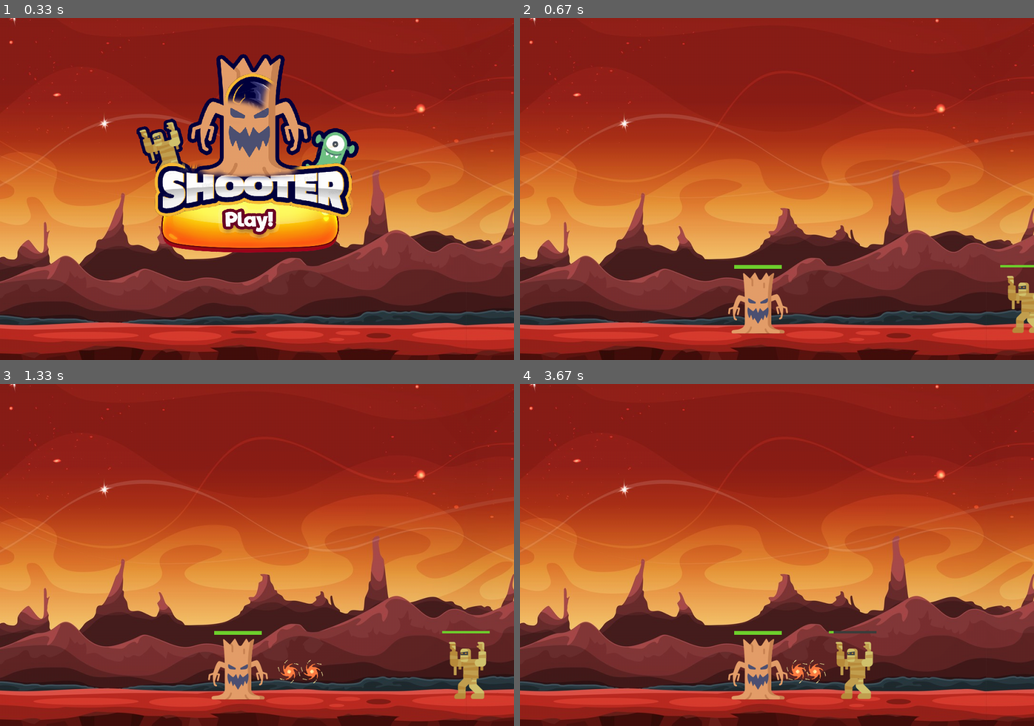
Above: before the commit, frames 1-4 (two rows, left to right).
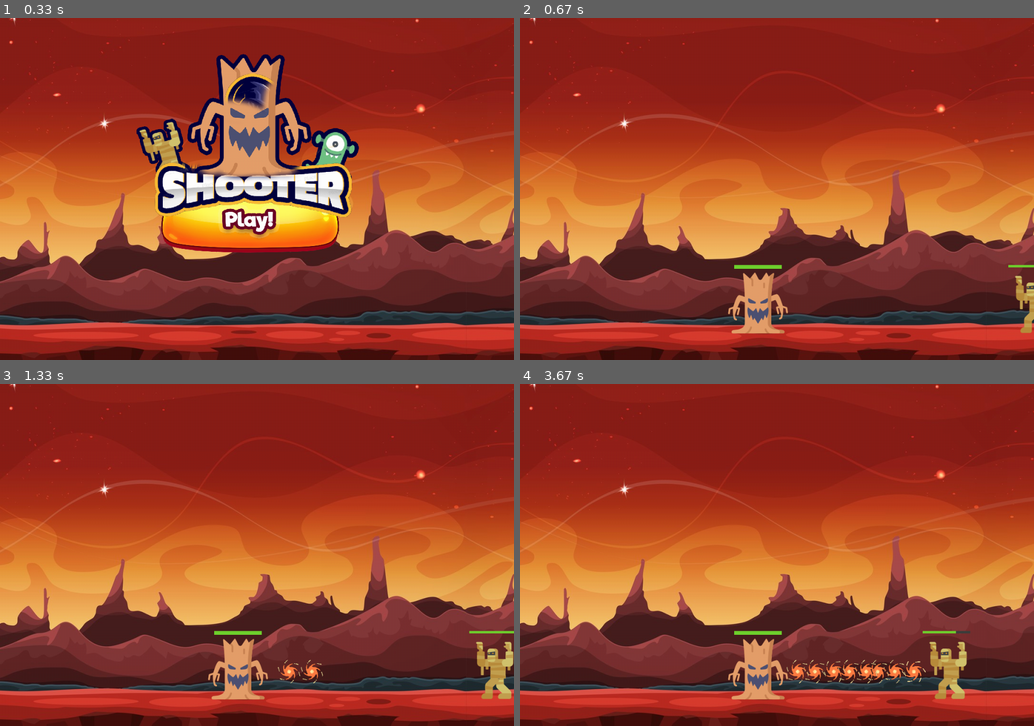
Above: after the commit, the same moments.

Repository: GamerPsy/Shooter-pygame
Game: pygame game, started from main.py
Same seed, same stepped clock (60 frames per second), same inputs: the game is played once before the commit and once after it.
Inputs (mouse positions are in pixels of both pictures, inside the frame that each line leads up to):
- Up to frame 1 (0.33 s): no input
- Up to frame 2 (0.67 s): click (777, 189) at 0.38 s
- Up to frame 3 (1.33 s): tap Space at 0.67, 1.07 s
- Up to frame 4 (3.67 s): tap Space at 1.37, 1.57, 1.9, 2.2, 2.4, 2.7, 2.97, 3.3, 3.6 s

Frame 1 is identical in both runs. In frame 2, 0.5% of the frame differs, in the area x 93-100%, y 72-93%; in frame 3, 1.4%; in frame 4, 2.1%, in the area x 58-88%, y 72-93%.

Commit message:
reduction vitesse momies

Diff:
--- a/monster.py
+++ b/monster.py
@@ -14,14 +14,14 @@
         self.rect = self.image.get_rect()
         self.rect.x = 1000 + random.randint(0, 300)
         self.rect.y = 540
-        self.velocity = random.randint(1, 3)
+        self.velocity = 1
 
     def damage(self, amount):
         self.health -= amount
 
         if self.health <= 0:
             self.rect.x = 1000 + random.randint(0, 300)
-            self.velocity = random.randint(1, 3)
+            self.velocity = 1 #random.randint(1, 2)
             self.health = self.max_health
 
     def update_health_bar(self, surface):
